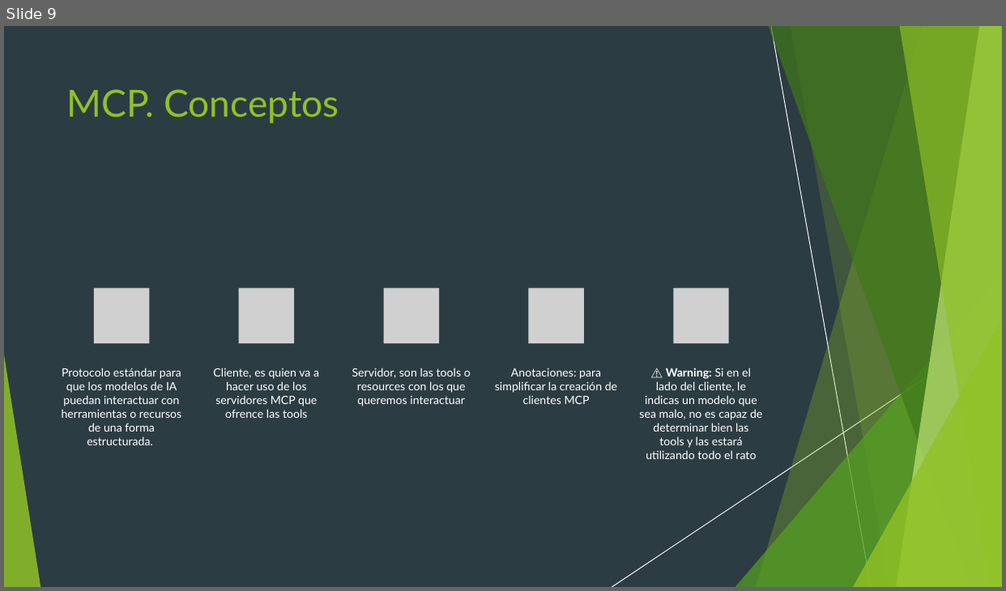
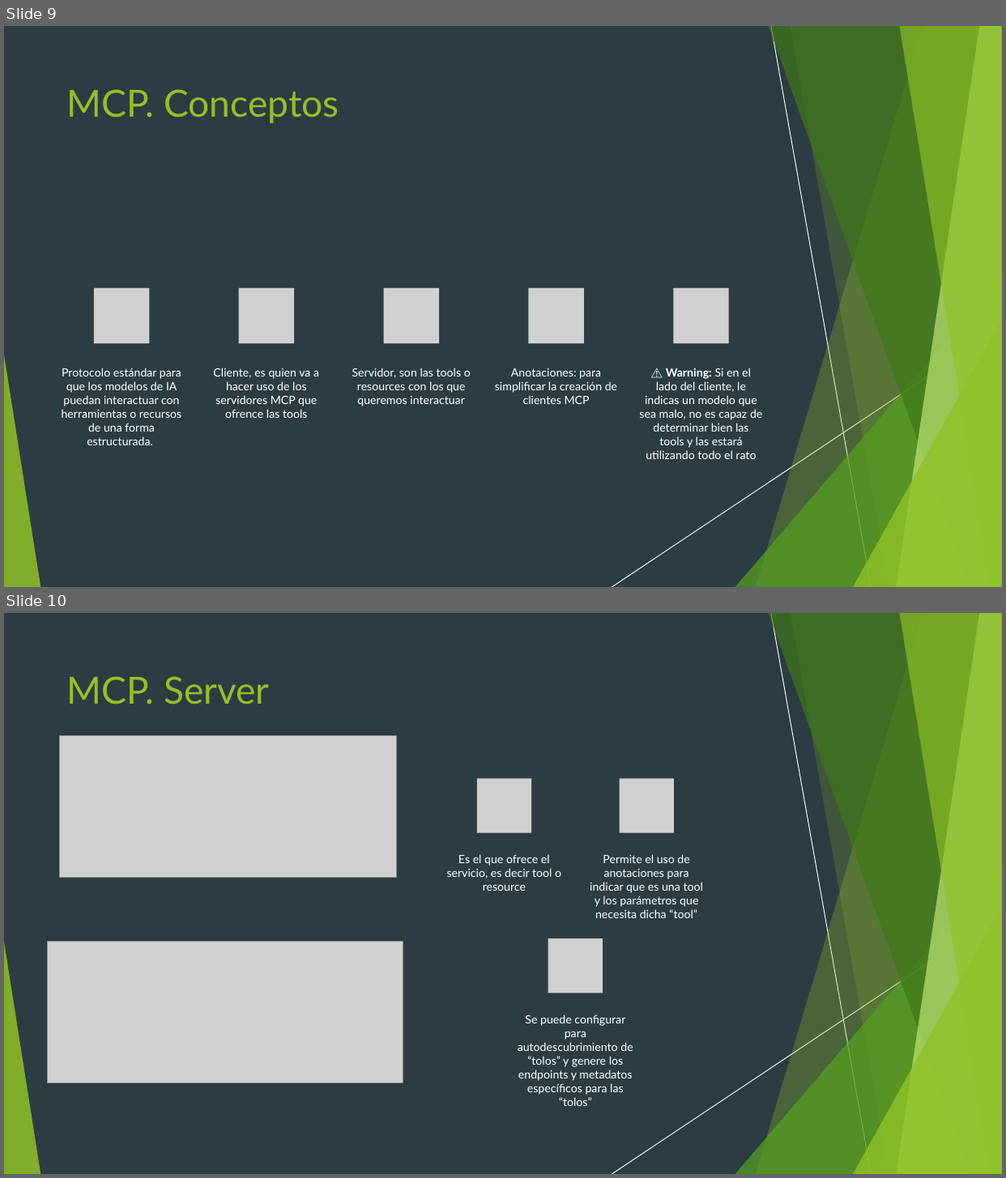
Before and after one commit to diegorufe/spring-ai-pocs, a slide deck: Presentación.pptx. Shown one above the other, each under a label of ours: slide 9 before the commit, slides 9 and 10 after it. The pictures are 1006x591 and 1006x1178 pixels, drawn with LibreOffice and Linux fonts; fonts in the diff are those of the drawing; grey boxes stand for pictures. Boxes give left, top, right and bottom in pixels: in the first picture for what was removed or moved away, otherwise in the second. Text is boxed around its words. In the diff, an @@ line names an element or a change of style, - is before the commit and + after.

```diff
--- a/Presentación.pptx
+++ b/Presentación.pptx
@@ slide 10 added at (4, 613, 1002, 1174), background #2C3C43; not listed: 10 template elements that a slide beside it also shows @@
@@ rectangle added at (4, 613, 1002, 1174), fill #2C3C43 @@
@@ title added at (67, 676, 270, 705), 36 pt, text #90C226 @@
+MCP. Server
@@ picture added at (59, 736, 397, 877) @@
@@ group added at (4, 613, 1002, 1174): 5 freeform shapes, 3 triangles, 2 lines @@
@@ picture added at (48, 942, 403, 1083) @@
@@ group added at (447, 778, 703, 1106): 3 pictures, 3 texts @@
+Es el que ofrece el servicio, es decir tool o resource
+Permite el uso de anotaciones para indicar que es una tool y los parámetros que necesita dicha “tool”
+Se puede configurar para autodescubrimiento de “tolos” y genere los endpoints y metadatos específicos para las “tolos”
```
Also in this commit, not shown: 6 other slides added.
